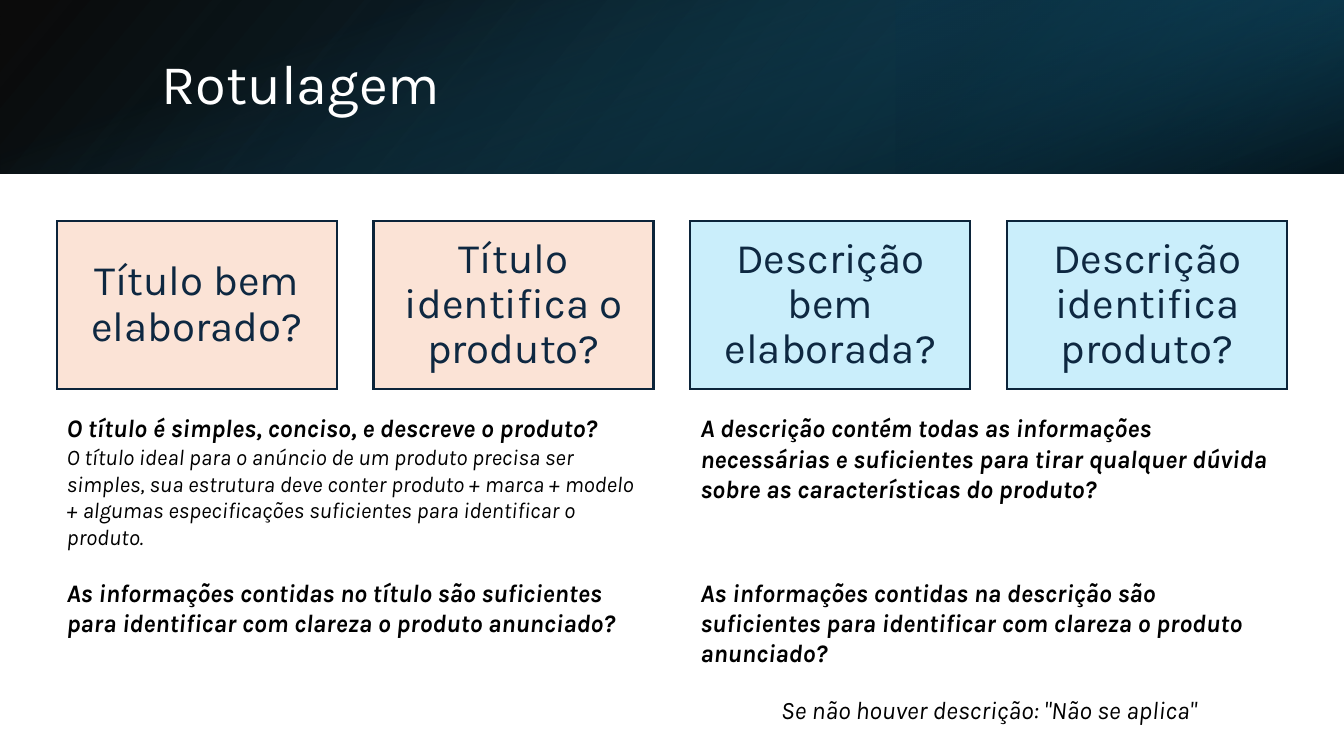
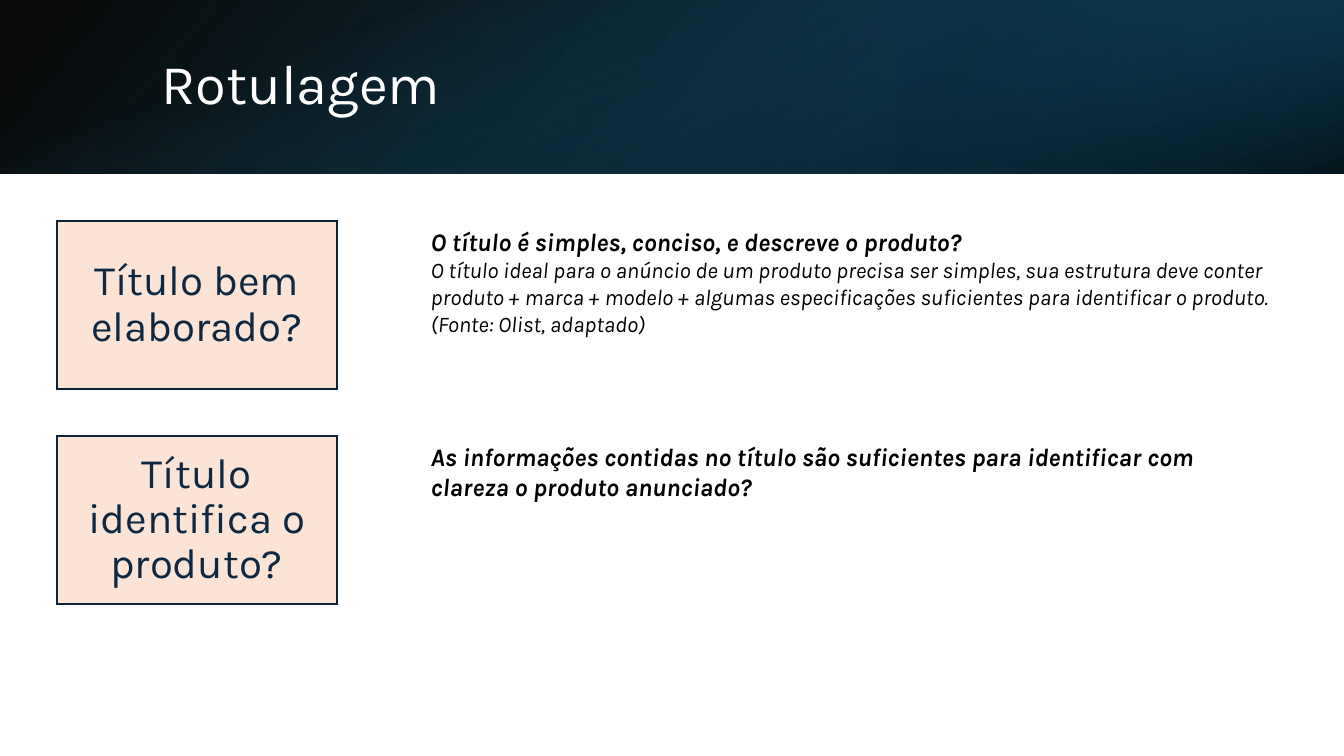
Before and after one commit to InovaFiscaliza/dados-pacp, a slide deck: slide 9 of sch/docs/Rotulagem de Anúncios.pptx. Drawn at 1344x756 pixels with LibreOffice and Linux fonts; fonts in the diff are those of the drawing. Boxes give left, top, right and bottom in pixels: in the first picture for what was removed or moved away, otherwise in the second. Text is boxed around its words. In the diff, an @@ line names an element or a change of style, - is before the commit and + after.

```diff
--- a/sch/docs/Rotulagem de Anúncios.pptx
+++ b/sch/docs/Rotulagem de Anúncios.pptx
@@ text "O título é simples, conciso, ...": place and size @@
-text "O título é simples, conciso, ..." at (67,417,634,551)
+text "O título é simples, conciso, ..." at (431,231,1268,338)
@@ rectangle removed at (691,221,971,389) @@
@@ rectangle removed at (1007,221,1288,389) @@
@@ text at (431,261,1268,338): text changed @@
-O título ideal para o anúncio de um produto precisa ser simples, sua estrutura deve conter produto + marca + modelo + algumas especificações suficientes para identificar o produto.
+O título ideal para o anúncio de um produto precisa ser simples, sua estrutura deve conter produto + marca + modelo + algumas especificações suficientes para identificar o produto. (Fonte: Olist, adaptado)
@@ text removed at (725,244,936,364) @@
-Descrição bem elaborada?
@@ text removed at (1053,244,1241,373) @@
-Descrição identifica produto?
@@ text removed at (700,417,1267,504) @@
-A descrição contém todas as informações necessárias e suficientes para tirar qualquer dúvida sobre as características do produto?
@@ text "Título identifica o produto?": place and size @@
-text "Título identifica o produto?" at (405,241,622,373)
+text "Título identifica o produto?" at (88,456,305,588)
@@ rectangle: place and size @@
-rectangle at (374,221,654,389)
+rectangle at (56,437,337,605)
@@ text "As informações contidas no título ..." rewrapped from (67,583,615,638) to (431,446,1193,502) @@
@@ text removed at (700,583,1242,663) @@
-As informações contidas na descrição são suficientes para identificar com clareza o produto anunciado?
@@ text removed at (781,701,1197,725) @@
-Se não houver descrição: "Não se aplica"
```
Also in this commit, not shown: 1 other slide changed, 3 slides added.
